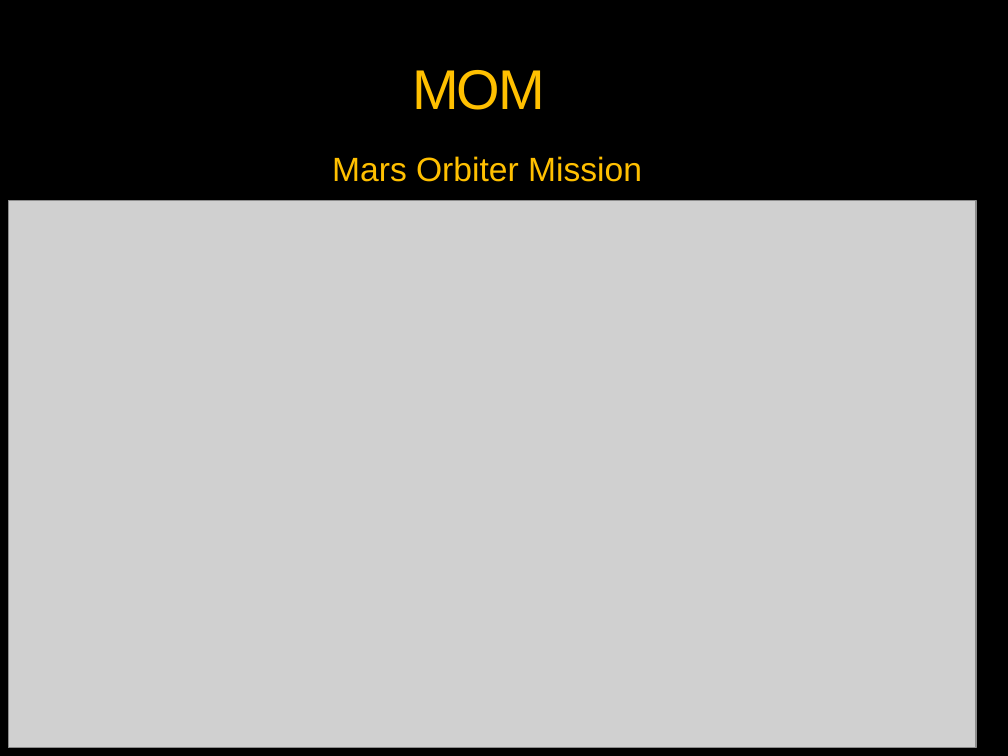
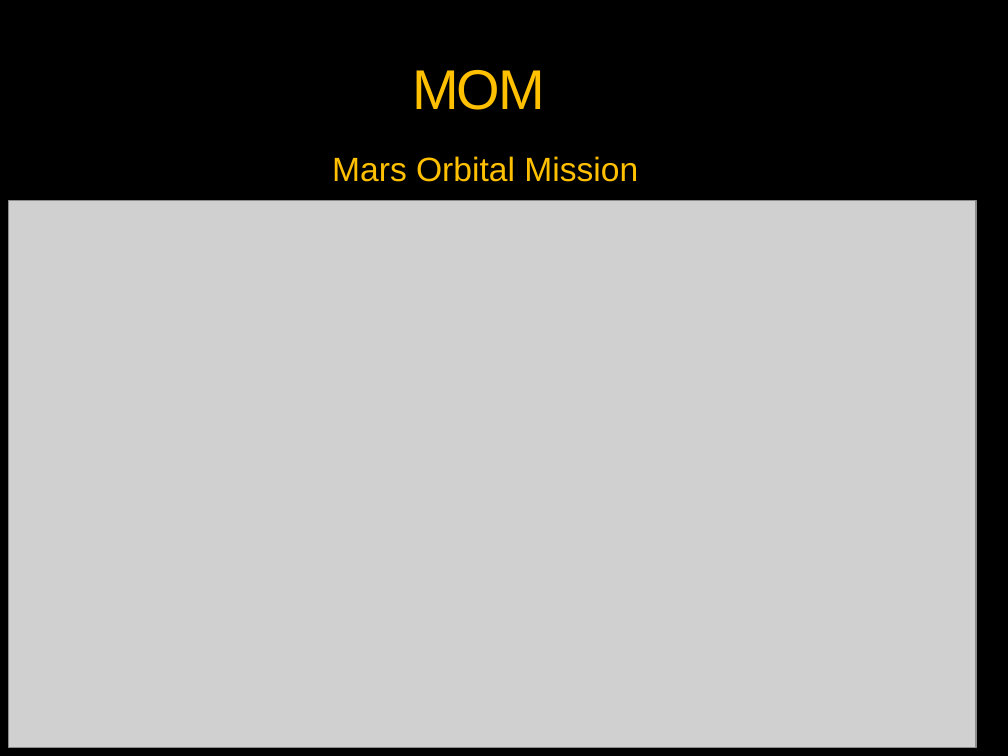
Before and after one commit to vickaas13/tedx, a slide deck: slide 2 of MOM- Taking India to MARS.pptx. Drawn at 1008x756 pixels with LibreOffice and Linux fonts; fonts in the diff are those of the drawing; grey boxes stand for pictures; background and template pictures are left out. Boxes give left, top, right and bottom in pixels: in the first picture for what was removed or moved away, otherwise in the second. Text is boxed around its words. In the diff, an @@ line names an element or a change of style, - is before the commit and + after.

```diff
--- a/MOM- Taking India to MARS.pptx
+++ b/MOM- Taking India to MARS.pptx
@@ text at (332, 156, 638, 182): text changed @@
-Mars Orbiter Mission
+Mars Orbital Mission
```
Also in this commit, not shown: 3 slides added, 4 slides removed, 1 other file.
